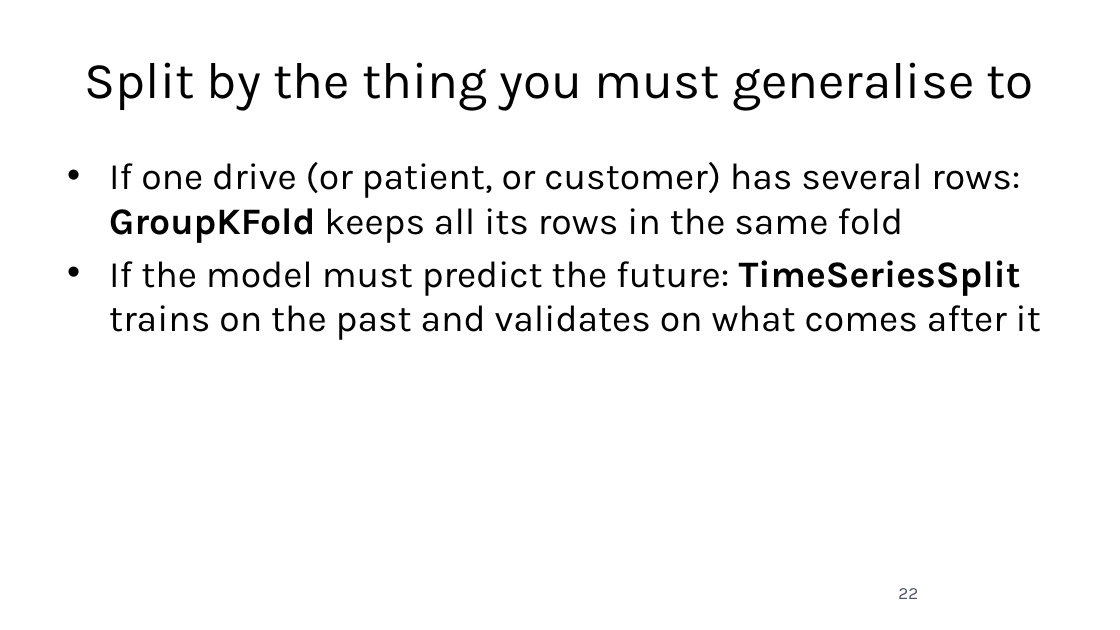
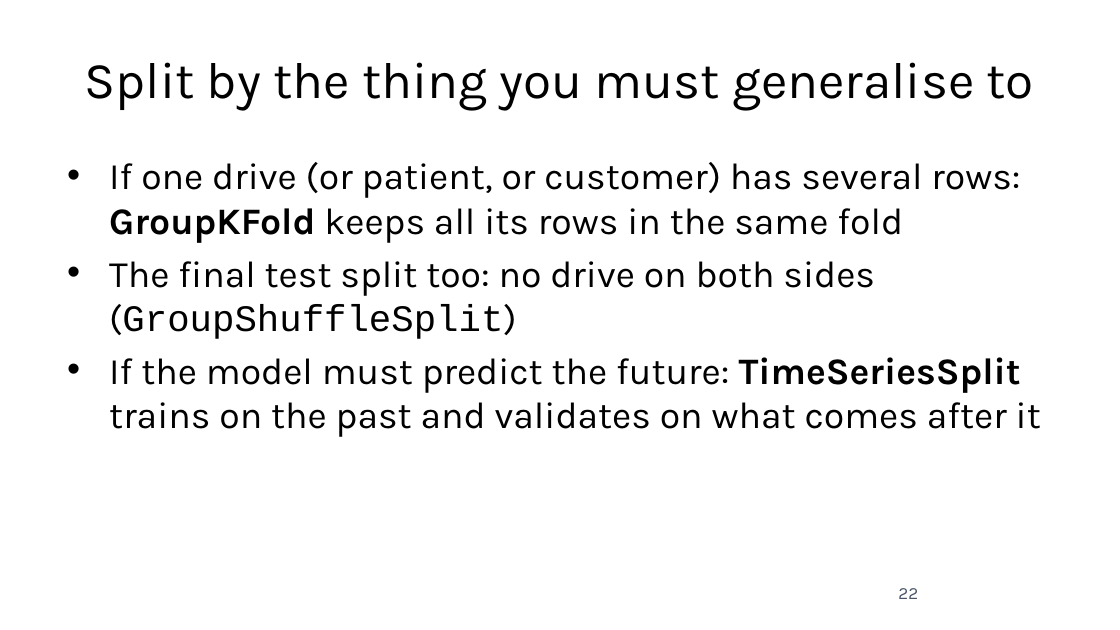
Before and after one commit to fabioantonini/technologies-for-artificial-intelligence, a slide deck: slide 22 of Lessons/05_experimental_methodology/Slides/experimental_methodology_slides.pptx. Drawn at 1120x630 pixels with LibreOffice and Linux fonts; fonts in the diff are those of the drawing; background and template pictures are left out. Boxes give left, top, right and bottom in pixels: in the first picture for what was removed or moved away, otherwise in the second. Text is boxed around its words. In the diff, an @@ line names an element or a change of style, - is before the commit and + after.

```diff
--- a/Lessons/05_experimental_methodology/Slides/experimental_methodology_slides.pptx
+++ b/Lessons/05_experimental_methodology/Slides/experimental_methodology_slides.pptx
@@ text at bbox=[109, 261, 875, 339]: paragraph added @@
+• The final test split too: no drive on both sides (GroupShuffleSplit)
```
Also in this commit, not shown: 8 other slides changed, 17 other files.
